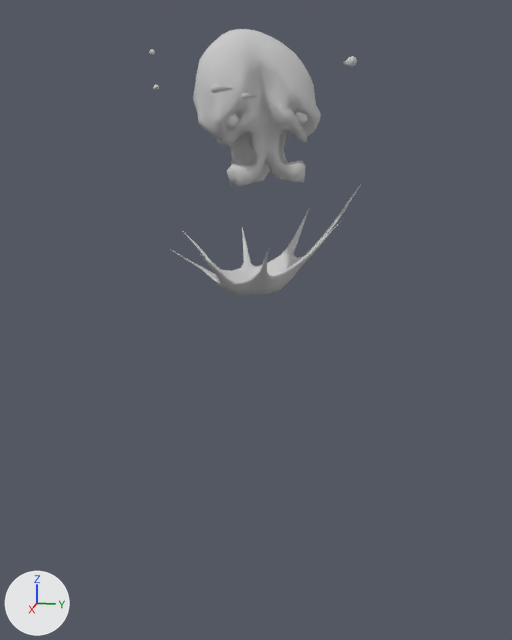
What one commit did to the FBX model Assets/Resources/meshes/units/faces_tower.FBX.
Before and after are seen from a camera (50 mm lens) standing at (2.358, 0.479, 0.489) and looking at (-0.008, 0.006, -0.103). Arrows for +X, +Y and +Z are at lower left; the lights stay in place. Where no turn or scale is listed for an object, it has been applied to the vertices.
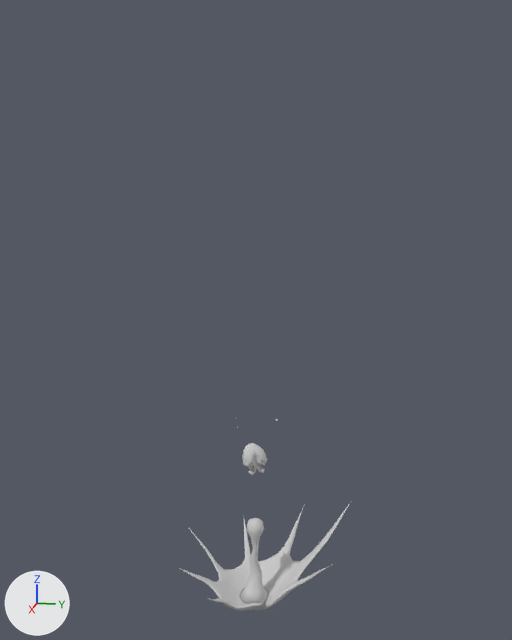
What differs and where, as boxes (x1, y1, x2, y2) in the pictures (512 x 640 px):
'Group10359', moved, rescaled (80% narrower, 79% shorter): before (193, 29, 321, 186); after (242, 443, 267, 475)
'Cone009', moved: before (170, 184, 361, 296); after (180, 502, 351, 611)
'Cylinder004', added: after (239, 518, 269, 604)
'Sphere014', moved, rescaled (not visible afterwards): before (149, 49, 357, 99)
'GeoSphere008', moved, rescaled (not visible afterwards): before (226, 114, 239, 128)
'GeoSphere005', moved, rescaled (not visible afterwards): before (295, 112, 308, 125)

The edits, one by one:
Mesh me_mesh_009 is new.
It has 65 vertices, 126 faces and spans x -0.057..0.057, y -0.056..0.057, z 0.016..0.347.
It uses material mat_06___default (light grey #cacaca).
Object 'Sphere014' (ob_sphere014) is rescaled from (36.7, 45.1, 79.3) to (8.31, 10.2, 18.1).
Object 'Cone009' (ob_cone009) moves from (0.0, 0.0, 0.0) to (0.0, 0.0, -1.201).
Object 'Group10359' (ob_group10359) is rescaled from (31.4, 31.7, 55.8) to (7.15, 7.15, 12.7).
Object 'Cylinder004' (ob_cylinder004) is new; it shows me_mesh_009.
Its location is (0.0, 0.0, -1.209).
